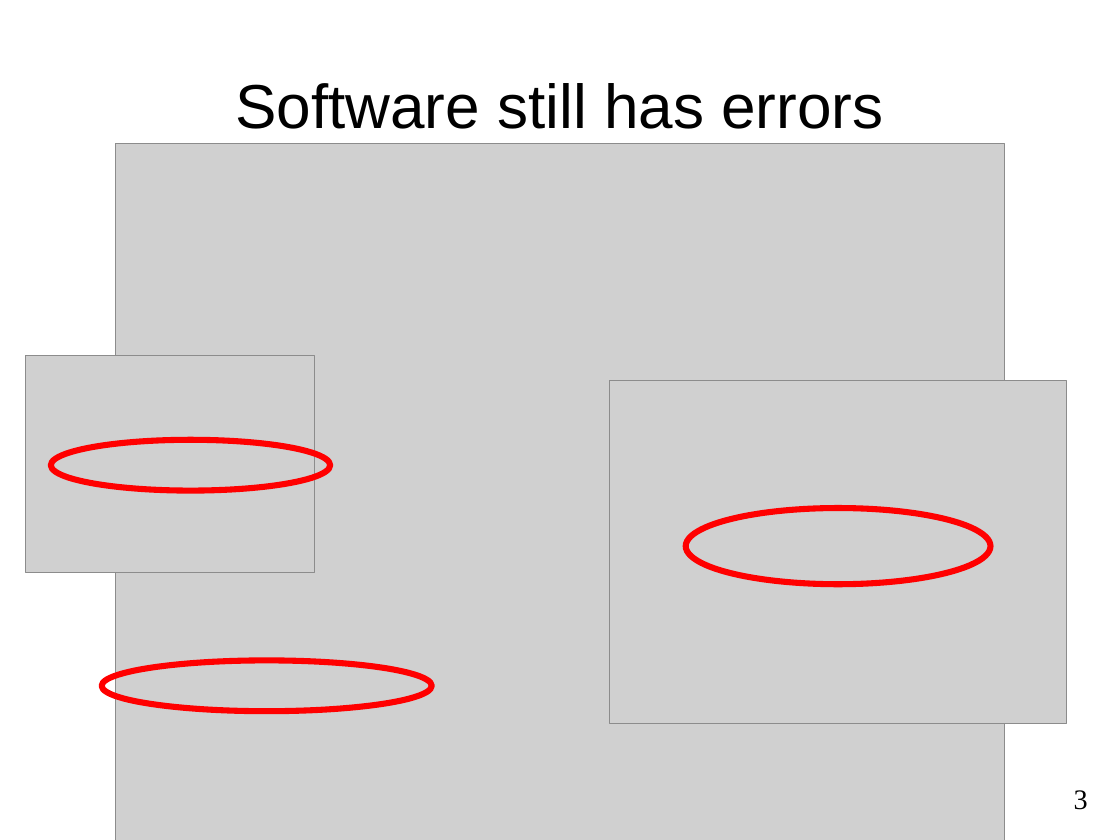
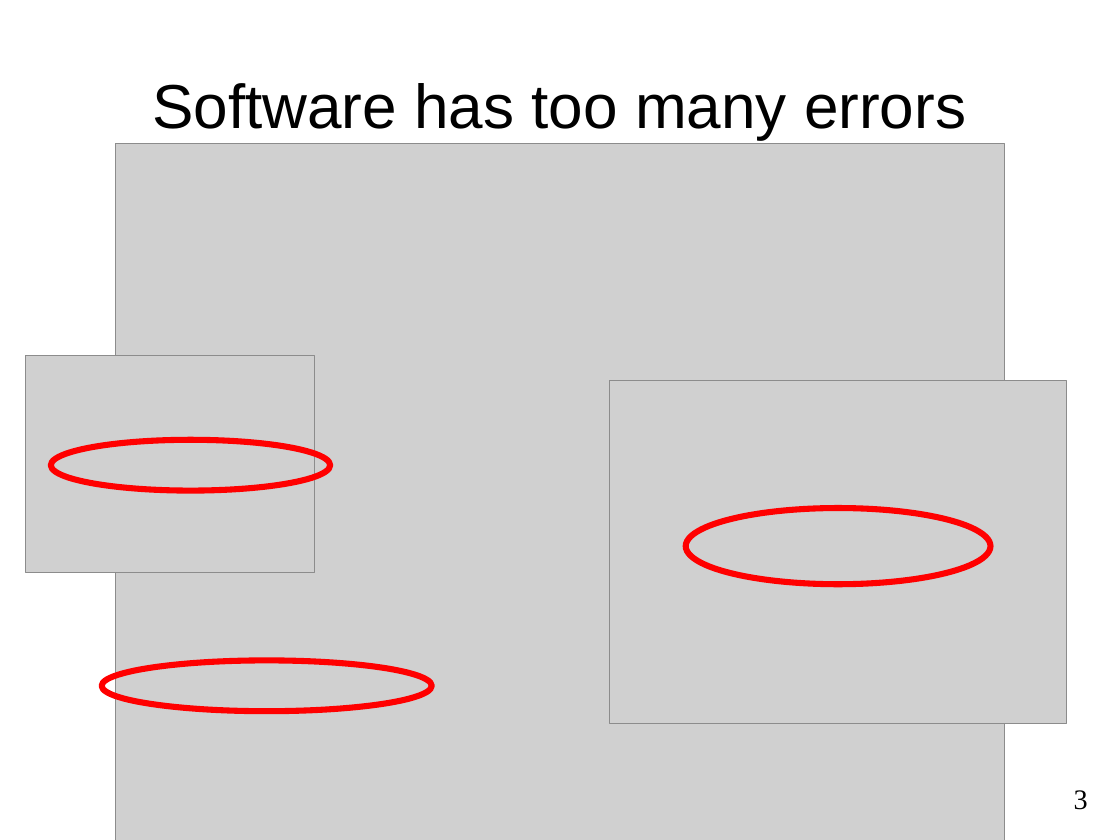
Before and after one commit to reprogrammer/checker-framework, a slide deck: slide 3 of demos/2011-OSBridge/intro.odp. Drawn at 1120x840 pixels with LibreOffice and Linux fonts; fonts in the diff are those of the drawing; grey boxes stand for pictures. Boxes give left, top, right and bottom in pixels: in the first picture for what was removed or moved away, otherwise in the second. Text is boxed around its words. In the diff, an @@ line names an element or a change of style, - is before the commit and + after.

```diff
--- a/demos/2011-OSBridge/intro.odp
+++ b/demos/2011-OSBridge/intro.odp
@@ title at bbox=[152, 83, 966, 139]: text changed @@
-Software still has errors
+Software has too many errors
```
Also in this commit, not shown: 5 other slides changed, 1 slide added, 1 slide removed, 2 other files.
